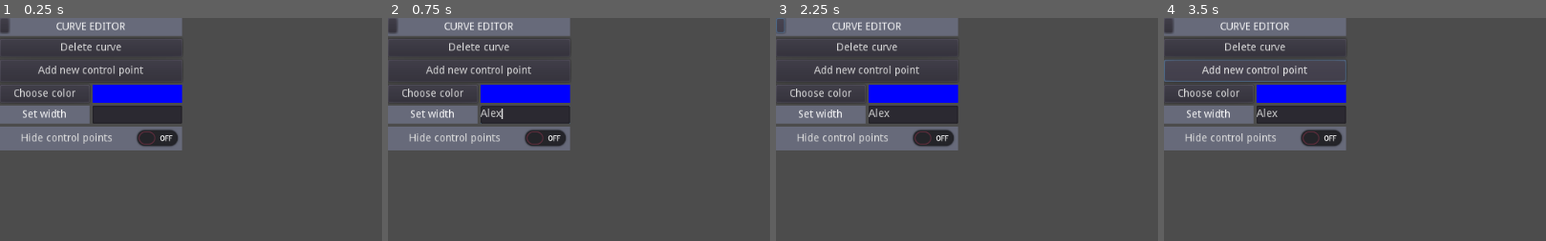
Above: before the commit, frames 1-4 (left to right).
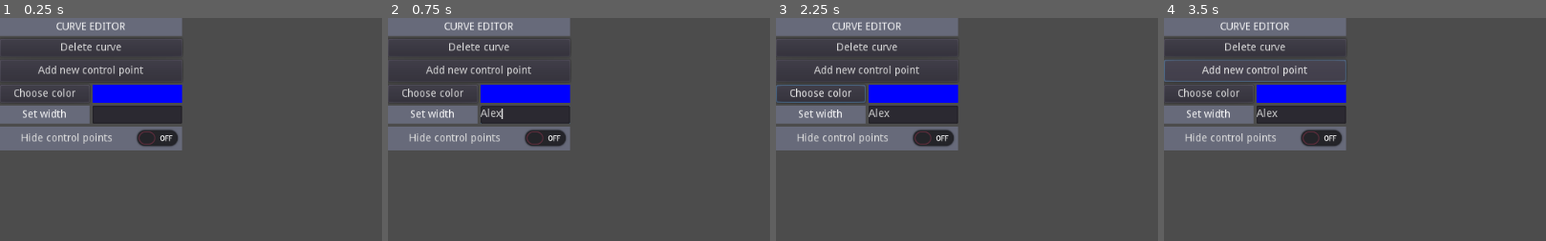
Above: after the commit, the same moments.

Repository: ZucchiniKing12/BezCurveMaker
Game: Godot game, scene res://BezCurve/BezCurve.tscn
Same seed, same stepped clock (60 frames per second), same inputs: the game is played once before the commit and once after it. This scene is started directly instead of the project's main scene.
Inputs (mouse positions are % of the whole screen's width and height, from its top left):
- Up to frame 1 (0.25 s): no input
- Up to frame 2 (0.75 s): click (18, 22) at 0.52 s; type "Alex" at 0.6 s
- Up to frame 3 (2.25 s): click "Choose color" at 1.25 s; click (1, 2) at 2.02 s
- Up to frame 4 (3.5 s): click "Add new control point" at 2.75 s
The pictures show only the part of the screen within x 0-50%, y 0-50%; the shares and areas given below are measured in that part.

The runs differ from the first frame. In frame 1, 0.2% of the frame differs, in the area x 0-3%, y 0-7%; in frame 2, 0.2%; in frame 3, 0.4%, in the area x 0-24%, y 0-39%; in frame 4, 0.2%.
Error before the commit: Invalid set index 'width' (on base: 'Nil') with value of type 'float'. (res://UI/EditMenu/CurveEditor.gd:86)
Error after the commit: Invalid set index 'width' (on base: 'Nil') with value of type 'float'. (res://UI/EditMenu/CurveEditor.gd:107)

Commit message:
Fixed bugs and added QOL regarding control points
- button icons are now circles the color of the curve
- points can now be deleted and duplicated
- editing is initiated by clicking cpoints

Diff:
--- a/BezCurve/BezCurve.gd
+++ b/BezCurve/BezCurve.gd
@@ -45,7 +45,8 @@
 	newCP.is_endpoint = end
 	newCP.parent_curve = self
 	newCP.connect("position_moved", self, "_on_position_moved")
-	newCP.get_node("DragButton").connect('pressed', self, 'edit')
+	newCP.connect("tree_exiting_w_name", self, "_on_point_exiting")
+	newCP.get_node("DragButton").connect('button_down', self, 'edit')
 	if end:
 		newCP.endpoint_index = len(endpoints)
 		endpoints.push_back(newCP)
@@ -55,6 +56,10 @@
 	curve.add_point(newCP.position, Vector2(), Vector2(), curve.get_point_count() - 1)
 	update_curve2d()
 	return newCP
+
+func _on_point_exiting(point):
+	update_curve2d()
+	anchors.erase(point)
 
 func _on_position_moved(_name, _new_pos):
 	update_curve2d()
--- a/BezCurve/BezCurve.tscn
+++ b/BezCurve/BezCurve.tscn
@@ -5,9 +5,4 @@
 [node name="BezCurve" type="Node2D"]
 script = ExtResource( 1 )
 
-[node name="EditButton" type="Button" parent="."]
-show_behind_parent = true
-margin_right = 12.0
-margin_bottom = 20.0
-
 [node name="ControlPoints" type="Node" parent="."]
--- a/BezCurve/ControlPoint.gd
+++ b/BezCurve/ControlPoint.gd
@@ -8,9 +8,14 @@
 const edit_texture = preload("res://BezCurve/point.png")
 const idle_texture = preload("res://BezCurve/small_point.png")
 
+signal tree_exiting_w_name
+
 func _ready():
 	$DragButton.connect("button_down", self, '_on_button_down')
 	$DragButton.connect("button_up", self, '_on_button_up')
+
+func _exit_tree():
+	emit_signal('tree_exiting_w_name', self)
 
 func _process(_delta):
 	if editing():
--- a/BezCurve/DragButton.gd
+++ b/BezCurve/DragButton.gd
@@ -1,4 +1 @@
 extends Button
-
-func _draw():
-	draw_circle(rect_position + rect_size, 10, Color.blue)
--- a/Main/Main.gd
+++ b/Main/Main.gd
@@ -51,14 +51,27 @@
 				continue
 			if len(points) <= 2:
 				points.push_back(Vector2(points[len(points) - 1].x, points[len(points) - 1].y))
+
 			var color = config.color
 			if config.render_type == config.RENDER_TYPES.HOVER:
-				color += Color(0.5, 0.5, 0.5, 1)
+				color = lighten(color)
 			color = clamp_color(color)
+
 			draw_polyline(points, color, config.width)
-			var rad = max(10, config.width) if config.curve_editing else config.width * 0.5
+			var rad = config.width * 1.5 if config.curve_editing else config.width * 0.5
 			draw_circle(points[0], rad, color)
 			draw_circle(points[len(points) - 1], rad, color)
+			if config.curve_editing:
+				draw_circle(points[0], rad * 0.5, lighten(color))
+				draw_circle(points[len(points) - 1], rad * 0.5, lighten(color))
 
+func lighten(color: Color):
+	var r = min(1, 0.5 * color.r + 0.5)
+	var g = min(1, 0.5 * color.g + 0.5)
+	var b = min(1, 0.5 * color.b + 0.5)
+	var a = 1
+	return Color(r, g, b, a)
+
+# clamps the color channels of a color to between 0 and 1
 func clamp_color(color: Color):
-	return Color(min(color.r, 1), min(color.g, 1), min(color.b, 1), min(color.a, 1))
+	return Color(max(min(color.r, 1), 0), max(min(color.g, 1), 0), max(min(color.b, 1), 0), max(min(color.a, 1), 0))
--- a/UI/EditMenu/ControlPointEditor.gd
+++ b/UI/EditMenu/ControlPointEditor.gd
@@ -12,6 +12,14 @@
 func _on_position_moved(_name, _new_pos):
 	$Position/X.text = str(_new_pos.x)
 	$Position/Y.text = str(_new_pos.y)
+
+func _draw():
+	if is_endpoint:
+		$Manage/DeleteButton.disabled = true
+	if CurveEditor.at_max_points():
+		$Manage/DuplicateButton.disabled = true
+	else:
+		$Manage/DuplicateButton.disabled = false
 
 var point_position := Vector2() setget set_point_position, get_point_position
 func set_point_position(pos):
@@ -30,8 +38,22 @@
 func _ready():
 	$Position/X.connect("text_changed", self, '_text_changed')
 	$Position/Y.connect("text_changed", self, '_text_changed')
+	$Manage/DuplicateButton.connect('pressed', self, '_on_duplicateButton_pressed')
+	$Manage/DeleteButton.connect('pressed', self, '_on_deleteButton_pressed')
+
+signal duplicate_point_pressed
+
+func _on_duplicateButton_pressed():
+	emit_signal('duplicate_point_pressed', point.position)
 
 func _text_changed():
 	point_position = Vector2( float($Position/X.text), float($Position/Y.text) )
 	point.position = point_position
 	CurveEditor.update()
+
+signal delete_point_pressed
+
+func _on_deleteButton_pressed():
+	if is_endpoint:
+		return
+	emit_signal('delete_point_pressed', self)
--- a/UI/EditMenu/ControlPointEditor.tscn
+++ b/UI/EditMenu/ControlPointEditor.tscn
@@ -31,10 +31,18 @@
 margin_bottom = 30.0
 size_flags_horizontal = 3
 
-[node name="DeleteButton" type="Button" parent="."]
-visible = false
+[node name="Manage" type="HBoxContainer" parent="."]
 margin_top = 52.0
 margin_right = 1024.0
 margin_bottom = 72.0
-disabled = true
+
+[node name="DeleteButton" type="Button" parent="Manage"]
+margin_right = 92.0
+margin_bottom = 20.0
 text = "Delete point"
+
+[node name="DuplicateButton" type="Button" parent="Manage"]
+margin_left = 96.0
+margin_right = 206.0
+margin_bottom = 20.0
+text = "Duplicate point"
--- a/UI/EditMenu/CurveEditor.gd
+++ b/UI/EditMenu/CurveEditor.gd
@@ -14,6 +14,7 @@
 
 func set_curve(curve):
 	current_curve = curve
+	$WidthSet/TextEdit.text = str(current_curve.render_config.width)
 	update()
 
 func update():
@@ -23,6 +24,8 @@
 				CPEs.push_back(create_CPE(cpoint))
 			for cpoint in current_curve.anchors:
 				CPEs.push_back(create_CPE(cpoint))
+		if len(CPEs) == 4:
+			$NewCPEButton.disabled = true
 	current_curve.update_curve2d()
 
 func create_CPE(cpoint: ControlPoint) -> ControlPointEditor:
@@ -31,15 +34,32 @@
 	newCPE.point_position = cpoint.position
 	newCPE.point = cpoint
 	newCPE.label_text = cpoint.label()
+	newCPE.connect('duplicate_point_pressed', self, '_on_duplicate_point_pressed')
+	newCPE.connect('delete_point_pressed', self, '_on_delete_point_pressed')
 	add_child(newCPE)
 	return newCPE
 
+func _on_duplicate_point_pressed(pos: Vector2):
+	create_new_point(pos)
+
+func _on_delete_point_pressed(CPE):
+	print(CPEs)
+	CPEs.erase(CPE)
+	print(CPEs)
+	CPE.point.queue_free()
+
+func at_max_points() -> bool:
+	return len(CPEs) >= 4
+
 func _on_new_CPEButton_pressed():
+	create_new_point(Vector2(260, 20))
+
+func create_new_point(position):
 	if len(CPEs) >= 4:
 		return
 	if !current_curve:
 		return
-	var newcpoint = current_curve.create_new_cpoint(Vector2(260, 20), false)
+	var newcpoint = current_curve.create_new_cpoint(position, false)
 	CPEs.push_back(create_CPE(newcpoint))
 
 func _on_DeleteButton_pressed():
@@ -53,6 +73,7 @@
 
 func open():
 	is_open = true
+	$NewCPEButton.disabled = false
 
 func close():
 	is_open = false
